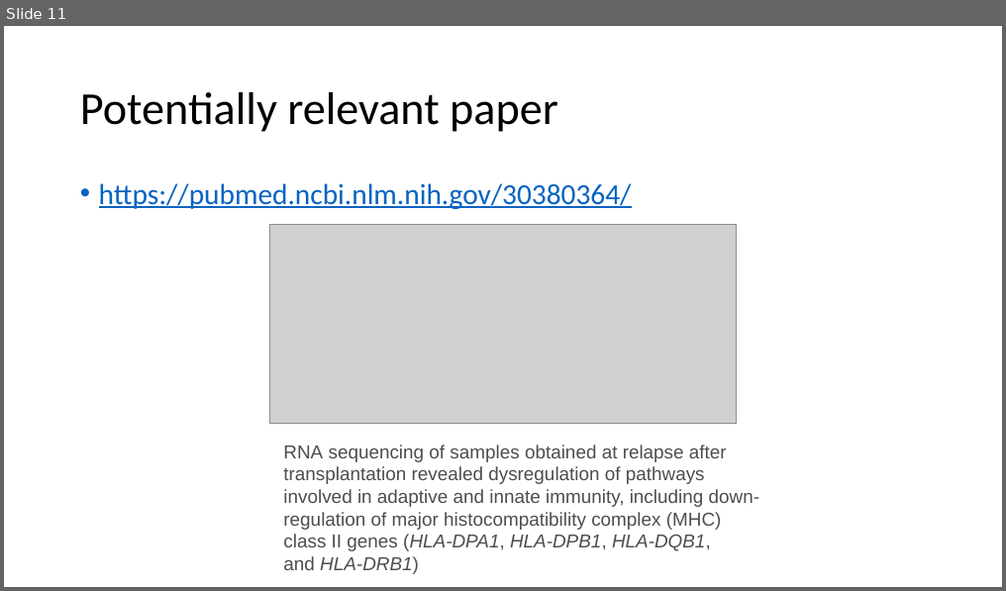
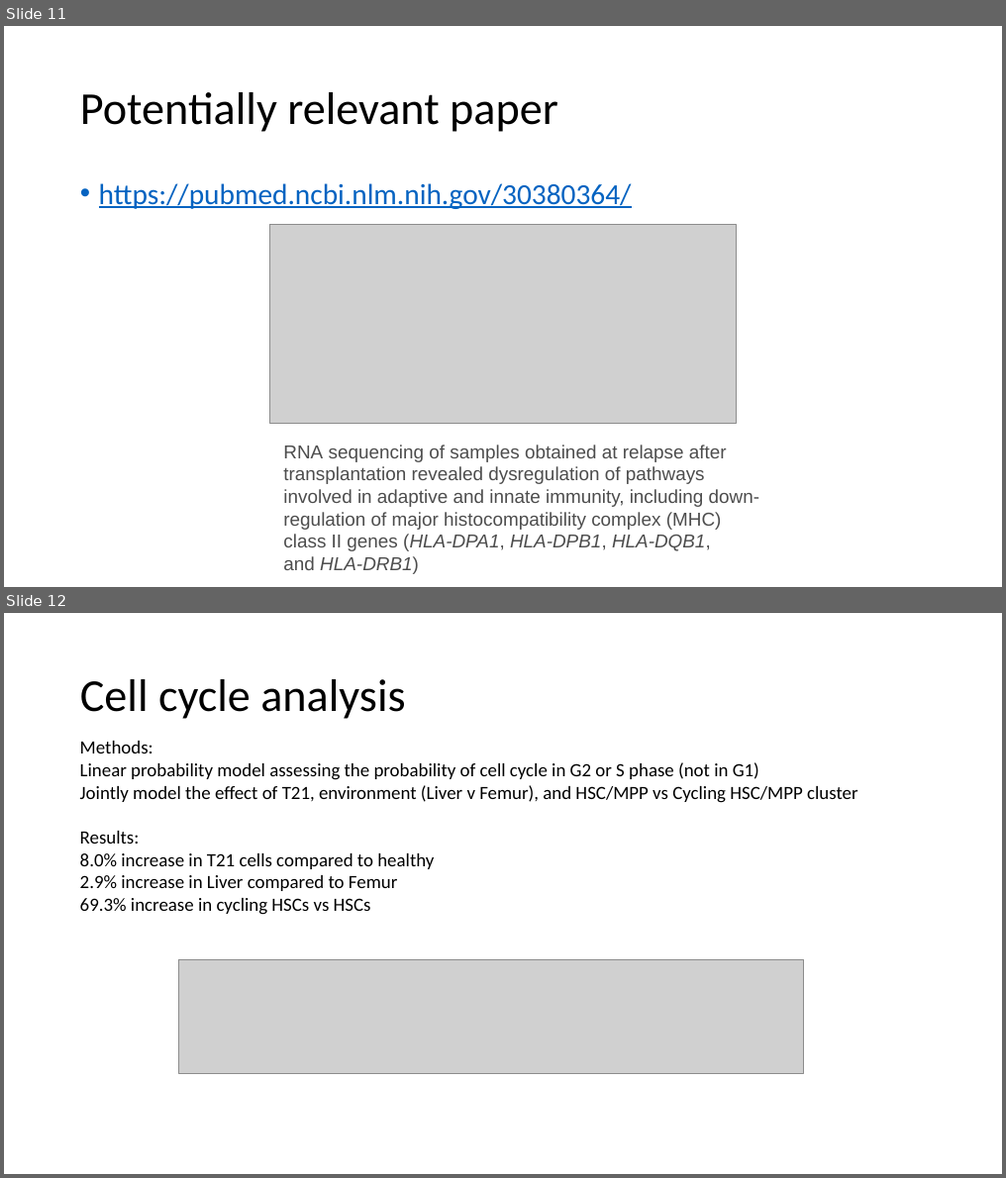
Before and after one commit to drewmard/t21-proj, a slide deck: scripts/downsample_liver_v_femur_062522update.pptx. Shown one above the other, each under a label of ours: slide 11 before the commit, slides 11 and 12 after it. The pictures are 1006x591 and 1006x1178 pixels, drawn with LibreOffice and Linux fonts; fonts in the diff are those of the drawing; grey boxes stand for pictures. Boxes give left, top, right and bottom in pixels: in the first picture for what was removed or moved away, otherwise in the second. Text is boxed around its words. In the diff, an @@ line names an element or a change of style, - is before the commit and + after.

```diff
--- a/scripts/downsample_liver_v_femur_062522update.pptx
+++ b/scripts/downsample_liver_v_femur_062522update.pptx
@@ slide 12 added at [4,613,1002,1174], background #FFFFFF @@
@@ title added at [80,679,405,719], 44 pt, text #000000 @@
+Cell cycle analysis
@@ text added at [80,741,858,915], 18 pt, text #000000 @@
+Methods:
+Linear probability model assessing the probability of cell cycle in G2 or S phase (not in G1)
+Jointly model the effect of T21, environment (Liver v Femur), and HSC/MPP vs Cycling HSC/MPP cluster
+Results:
+8.0% increase in T21 cells compared to healthy
+2.9% increase in Liver compared to Femur
+69.3% increase in cycling HSCs vs HSCs
@@ picture added at [178,959,804,1073] @@
```
Also in this commit, not shown: 12 other files.
